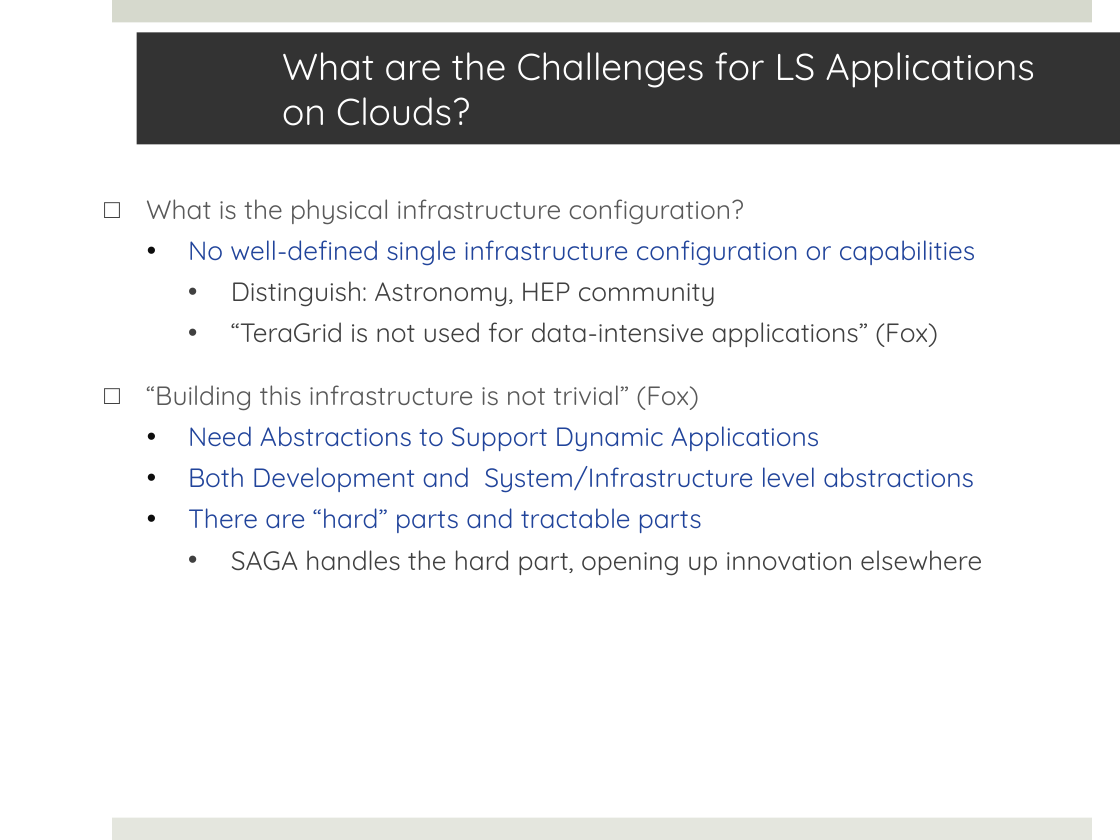
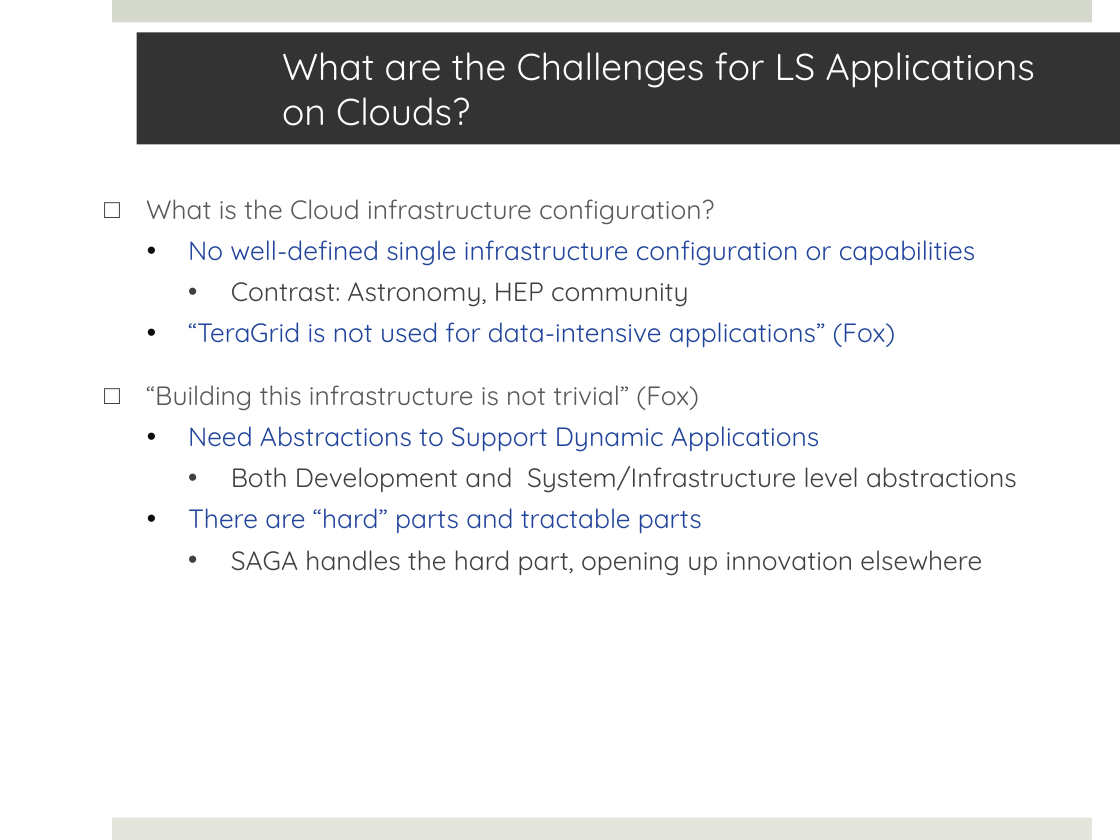
Before and after one commit to saga-project/saga-cpp-legacy-projects, a slide deck: slide 13 of saga-talks/abstractions_for_ls-microsoft.pptx. Drawn at 1120x840 pixels with LibreOffice and Linux fonts; fonts in the diff are those of the drawing; background and template pictures are left out. Boxes give left, top, right and bottom in pixels: in the first picture for what was removed or moved away, otherwise in the second. Text is boxed around its words. In the diff, an @@ line names an element or a change of style, - is before the commit and + after.

Commit message:
Final version used. Thanks all!

```diff
--- a/saga-talks/abstractions_for_ls-microsoft.pptx
+++ b/saga-talks/abstractions_for_ls-microsoft.pptx
@@ text at (x1=146, y1=199, x2=714, y2=225): text changed @@
-□ What is the physical infrastructure configuration?
+□ What is the Cloud infrastructure configuration?
@@ text at (x1=231, y1=282, x2=689, y2=307): text changed @@
-    • Distinguish: Astronomy, HEP community
+    • Contrast: Astronomy, HEP community
@@ text at (x1=188, y1=322, x2=1017, y2=493): text colour #404040 to #21449B in "“TeraGrid is not used for data-intensive applications” ..."; text colour #21449B to #404040 in "Both Development and System/Infrastructure level abstraction ..."; list level 3 to 2 in "“TeraGrid is not used for ..."; bullet colour #404040 to #0D0D0D; list level 2 to 3 in "Both Development and System/Infrastructure level ..."; bullet colour #0D0D0D to #404040 @@
```
Also in this commit, not shown: 17 other slides changed.
